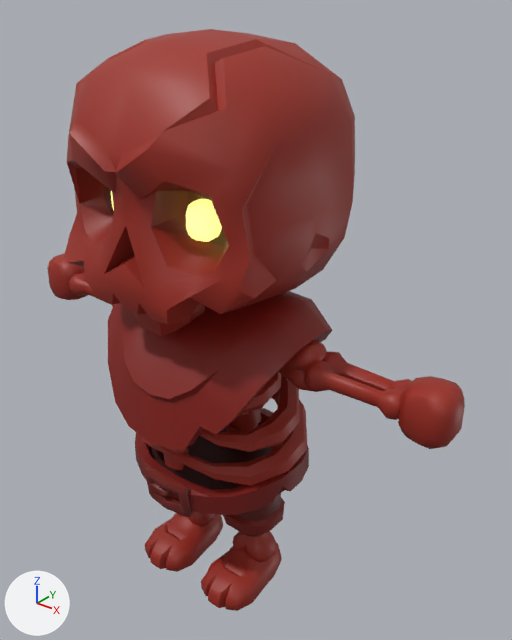
Renders of the glTF model assets/models/enemies/Skeleton_Minion.glb from each side of a commit.
The view is the same before and after, from a camera (50 mm lens) standing at (1.61, -1.79, 2.32) and looking at (0.09, 0.11, 1.14). Every picture has the same lights, and +X, +Y and +Z are marked at lower left. The older version comes first.

In view in the first picture: 'Skeleton_Minion_ArmLeft', 'Skeleton_Minion_ArmRight', 'Skeleton_Minion_Body', 'Skeleton_Minion_Cloak', 'Skeleton_Minion_Eyes', 'Skeleton_Minion_Head', 'Skeleton_Minion_Jaw', 'Skeleton_Minion_LegLeft', 'Skeleton_Minion_LegRight'.
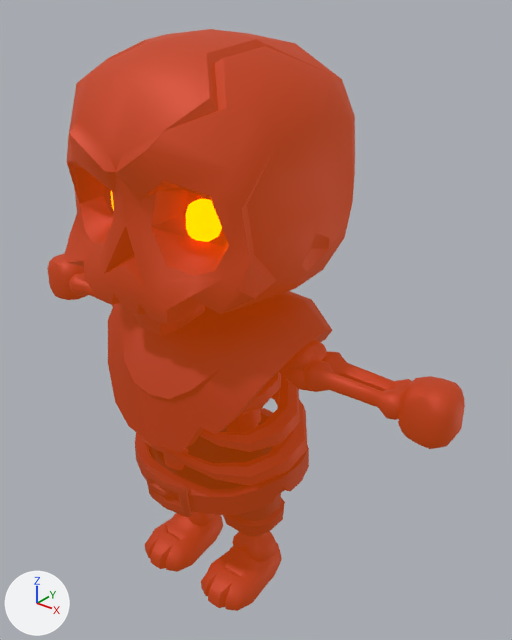
Pixel boxes (x1, y1, x2, y2) of what changed, in the pictures (512 x 640 px):
'Skeleton_Minion_Head', surface changed, recoloured: (64, 29, 355, 325) in both
'Skeleton_Minion_Cloak', surface changed, recoloured (lighter): (108, 291, 332, 450) in both
'Skeleton_Minion_Body', surface changed, recoloured (lighter): (135, 372, 309, 517) in both
'Skeleton_Minion_ArmLeft', surface changed, recoloured (lighter): (278, 340, 465, 449) in both
'Skeleton_Minion_LegLeft', surface changed, recoloured (lighter): (201, 493, 285, 611) in both
'Skeleton_Minion_LegRight', surface changed, recoloured (lighter): (145, 512, 223, 572) in both
'Skeleton_Minion_ArmRight', surface changed, recoloured: (47, 253, 114, 307) in both
'Skeleton_Minion_Eyes', recoloured, surface changed (darker): (111, 191, 222, 242) in both
'Skeleton_Minion_Jaw', surface changed, recoloured (lighter): (133, 303, 206, 336) in both

What the commit changed:
In material 'skeleton' (mat_skeleton), metallic goes from 0.0 to 0.4.
In material 'skeleton' (mat_skeleton), roughness goes from 0.5 to 0.6.
In material 'skeleton' (mat_skeleton), emission_color is now set to (0.24, 0.03, 0.0), brown #863000.
In material 'skeleton' (mat_skeleton), emission_strength is now set to 1.0.
Material 'Glow' (mat_glow) changes colour from white #ffffff to orange #ff6c00; in linear values from (1.0, 1.0, 1.0) to (1.0, 0.15, 0.0).
In material 'Glow' (mat_glow), emission_color goes from (1.0, 1.0, 0.186) (yellow #ffff77) to (1.0, 0.15, 0.0) (orange #ff6c00).
In material 'Glow' (mat_glow), emission_strength goes from 1.0 to 5.0.
